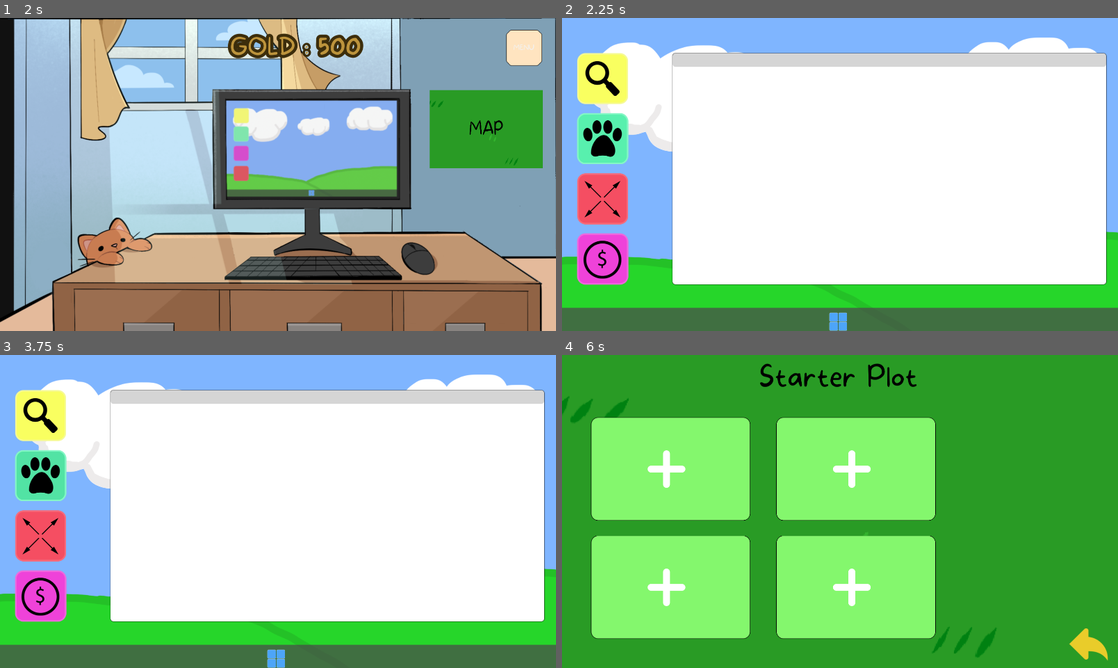
Above: before the commit, frames 1-4 (two rows, left to right).
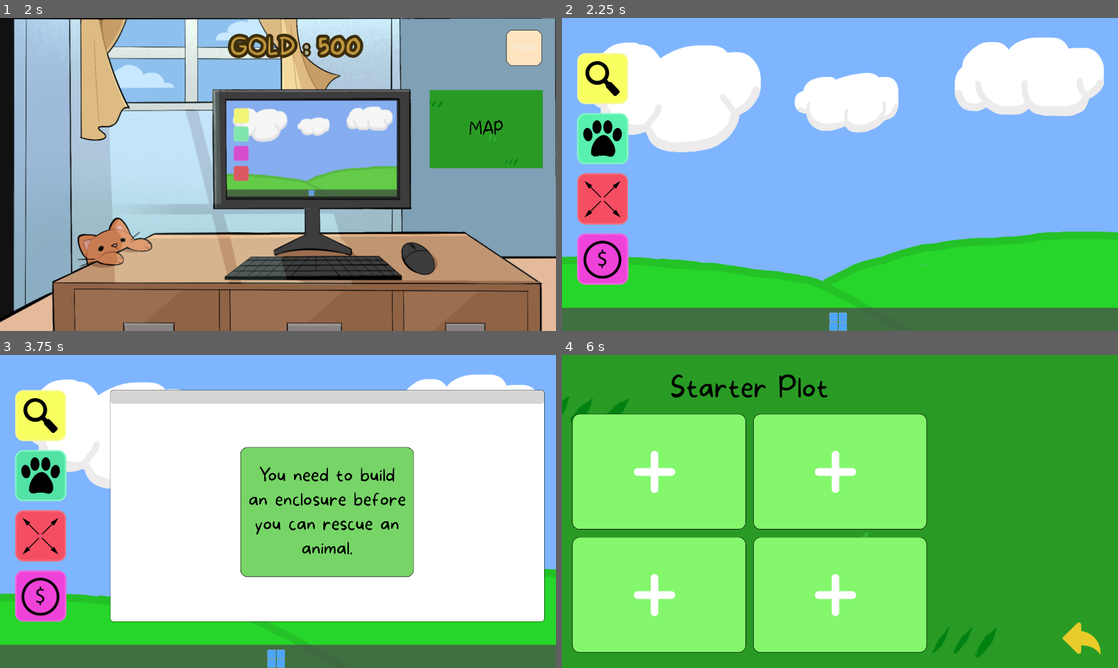
Above: after the commit, the same moments.

Repository: Gray-Alec58/gam-capstone
Game: Godot game, scene res://Scenes/start_screen.tscn
Two runs of this game, one before a commit and one after it. Both use one fixed random seed, a clock stepped at 60 frames per second and the inputs below.
Inputs (mouse positions are in pixels of both pictures, inside the frame that each line leads up to):
- Up to frame 1 (2 s): click "START" at 0.5 s; click "MENU" at 1.25 s
- Up to frame 2 (2.25 s): move the mouse to (873, 149) at 2.02 s; click (873, 149) at 2.17 s
- Up to frame 3 (3.75 s): click (38, 414) at 2.75 s; click (38, 477) at 3.5 s
- Up to frame 4 (6 s): click (600, 536) at 4.25 s; click "Build" at 5 s; click (834, 605) at 5.75 s

Frame 1 is identical in both runs. In frame 2, 48% of the frame differs, in the area x 19-98%, y 11-86%; in frame 3, 13%; in frame 4, 16%.

Commit message:
9/30
basic core game loop working

Diff:
--- a/Scenes/Building_Ui.tscn
+++ b/Scenes/Building_Ui.tscn
@@ -13,6 +13,65 @@
 [ext_resource type="Texture2D" uid="uid://cmad28aext0y1" path="res://Art/UI_Exports/Map/BackArrowNorm.png" id="11_14tuw"]
 [ext_resource type="Texture2D" uid="uid://e158mk1dsqjb" path="res://Art/UI_Exports/Map/BackArrowClick.png" id="12_nvbxt"]
 [ext_resource type="Texture2D" uid="uid://qjlwaujtrhww" path="res://Art/UI_Exports/Map/BackArrowHover.png" id="13_rffyn"]
+[ext_resource type="Texture2D" uid="uid://pgurlerf3n2t" path="res://Art/UI_Exports/popupui/PopUpBG.png" id="14_67n0y"]
+[ext_resource type="Texture2D" uid="uid://ckijv5vshure4" path="res://Art/UI_Exports/popupui/YesButton.png" id="15_cwams"]
+[ext_resource type="Texture2D" uid="uid://cd0kx1a2kjtpt" path="res://Art/UI_Exports/popupui/NoButton.png" id="16_1ye32"]
+
+[sub_resource type="StyleBoxTexture" id="StyleBoxTexture_2kmgm"]
+texture = ExtResource("2_k6xkw")
+texture_margin_left = 15.0
+texture_margin_top = 5.0
+texture_margin_right = 15.0
+texture_margin_bottom = 15.0
+
+[sub_resource type="StyleBoxTexture" id="StyleBoxTexture_b58sg"]
+texture = ExtResource("3_r7usn")
+texture_margin_left = 15.0
+texture_margin_top = 15.0
+texture_margin_right = 15.0
+texture_margin_bottom = 15.0
+
+[sub_resource type="StyleBoxTexture" id="StyleBoxTexture_bjgtc"]
+texture = ExtResource("4_c2wch")
+texture_margin_left = 15.0
+texture_margin_top = 15.0
+texture_margin_right = 15.0
+texture_margin_bottom = 15.0
+
+[sub_resource type="StyleBoxTexture" id="StyleBoxTexture_kxbuo"]
+texture = ExtResource("7_mkcib")
+texture_margin_left = 15.0
+texture_margin_top = 15.0
+texture_margin_right = 15.0
+texture_margin_bottom = 15.0
+
+[sub_resource type="StyleBoxTexture" id="StyleBoxTexture_5khfc"]
+texture = ExtResource("8_1inf0")
+texture_margin_left = 15.0
+texture_margin_top = 15.0
+texture_margin_right = 15.0
+texture_margin_bottom = 15.0
+
+[sub_resource type="StyleBoxTexture" id="StyleBoxTexture_0subj"]
+texture = ExtResource("9_14tuw")
+texture_margin_left = 15.0
+texture_margin_top = 15.0
+texture_margin_right = 15.0
+texture_margin_bottom = 15.0
+
+[sub_resource type="StyleBoxTexture" id="StyleBoxTexture_1ofqy"]
+texture = ExtResource("15_cwams")
+texture_margin_left = 10.0
+texture_margin_top = 10.0
+texture_margin_right = 10.0
+texture_margin_bottom = 10.0
+
+[sub_resource type="StyleBoxTexture" id="StyleBoxTexture_5fshx"]
+texture = ExtResource("16_1ye32")
+texture_margin_left = 15.0
+texture_margin_top = 15.0
+texture_margin_right = 15.0
+texture_margin_bottom = 15.0
 
 [node name="BuildingUi" type="Control" unique_id=805416022]
 layout_mode = 3
@@ -23,6 +82,7 @@
 grow_vertical = 2
 
 [node name="Background" type="Sprite2D" parent="." unique_id=450052982]
+z_index = -1
 position = Vector2(960.25, 540)
 texture = ExtResource("1_q41gs")
 
@@ -36,129 +96,19 @@
 offset_bottom = -540.0
 grow_horizontal = 2
 grow_vertical = 2
-theme_override_constants/margin_left = 0
-theme_override_constants/margin_top = 15
-theme_override_constants/margin_right = 10
+theme_override_constants/margin_left = 35
+theme_override_constants/margin_top = 20
+theme_override_constants/margin_right = 35
+theme_override_constants/margin_bottom = 20
 script = ExtResource("2_tbc8r")
 
-[node name="BuildtabContainer" type="MarginContainer" parent="Background/BuildSceneContainer" unique_id=747126346]
-visible = false
-layout_mode = 2
-theme_override_constants/margin_left = 1400
-theme_override_constants/margin_top = 230
-theme_override_constants/margin_right = 65
-theme_override_constants/margin_bottom = 200
-
-[node name="BuildtabBg" type="Sprite2D" parent="Background/BuildSceneContainer/BuildtabContainer" unique_id=935914897]
-position = Vector2(290, 548.375)
-scale = Vector2(1, 1.1683136)
-texture = ExtResource("5_x2psr")
-offset = Vector2(1340, 0)
-
-[node name="Label" type="Label" parent="Background/BuildSceneContainer/BuildtabContainer/BuildtabBg" unique_id=1734502982]
-anchors_preset = 5
-anchor_left = 0.5
-anchor_right = 0.5
-offset_left = 1036.0
-offset_top = -379.5
-offset_right = 1146.0
-offset_bottom = -309.5
-grow_horizontal = 2
-offset_transform_enabled = true
-offset_transform_position = Vector2(0, 15)
-theme_override_colors/font_color = Color(0, 0, 0, 1)
-theme_override_fonts/font = ExtResource("6_tbc8r")
-theme_override_font_sizes/font_size = 55
-text = "Build"
-
-[node name="VBoxContainer" type="VBoxContainer" parent="Background/BuildSceneContainer/BuildtabContainer" unique_id=377149432]
-custom_minimum_size = Vector2(450, 0)
-layout_mode = 2
-size_flags_horizontal = 8
-
-[node name="TextureButton" type="TextureButton" parent="Background/BuildSceneContainer/BuildtabContainer/VBoxContainer" unique_id=507554808]
-custom_minimum_size = Vector2(350, 75)
-layout_mode = 2
-texture_normal = ExtResource("7_mkcib")
-texture_pressed = ExtResource("8_1inf0")
-texture_hover = ExtResource("9_14tuw")
-ignore_texture_size = true
-stretch_mode = 4
-
-[node name="Label" type="Label" parent="Background/BuildSceneContainer/BuildtabContainer/VBoxContainer/TextureButton" unique_id=1303923570]
-layout_mode = 1
-anchors_preset = 8
-anchor_left = 0.5
-anchor_top = 0.5
-anchor_right = 0.5
-anchor_bottom = 0.5
-offset_left = -20.0
-offset_top = -11.5
-offset_right = 20.0
-offset_bottom = 11.5
-grow_horizontal = 2
-grow_vertical = 2
-theme_override_colors/font_color = Color(0, 0, 0, 1)
-theme_override_fonts/font = ExtResource("6_tbc8r")
-theme_override_font_sizes/font_size = 30
-text = "Small Enclosure"
-
-[node name="BuildSlotContainer" type="MarginContainer" parent="Background/BuildSceneContainer" unique_id=705368958]
-layout_mode = 2
-theme_override_constants/margin_left = 100
-theme_override_constants/margin_top = 200
-theme_override_constants/margin_right = 620
-theme_override_constants/margin_bottom = 50
-
-[node name="VBoxContainer" type="VBoxContainer" parent="Background/BuildSceneContainer/BuildSlotContainer" unique_id=1610967137]
-custom_minimum_size = Vector2(550, 0)
+[node name="PlotContainer" type="VBoxContainer" parent="Background/BuildSceneContainer" unique_id=1906687197]
 layout_mode = 2
 size_flags_horizontal = 0
-theme_override_constants/separation = 2
-
-[node name="BuildSlot1TextB" type="TextureButton" parent="Background/BuildSceneContainer/BuildSlotContainer/VBoxContainer" unique_id=1649936295]
-layout_mode = 2
-size_flags_vertical = 3
-texture_normal = ExtResource("2_k6xkw")
-texture_pressed = ExtResource("3_r7usn")
-texture_hover = ExtResource("4_c2wch")
-ignore_texture_size = true
-stretch_mode = 4
-
-[node name="BuildSlot2TextB" type="TextureButton" parent="Background/BuildSceneContainer/BuildSlotContainer/VBoxContainer" unique_id=1005748416]
-layout_mode = 2
-size_flags_vertical = 3
-texture_normal = ExtResource("2_k6xkw")
-texture_pressed = ExtResource("3_r7usn")
-texture_hover = ExtResource("4_c2wch")
-ignore_texture_size = true
-stretch_mode = 4
-
-[node name="VBoxContainer2" type="VBoxContainer" parent="Background/BuildSceneContainer/BuildSlotContainer" unique_id=355344056]
-custom_minimum_size = Vector2(550, 0)
-layout_mode = 2
-size_flags_horizontal = 8
-theme_override_constants/separation = 2
-
-[node name="BuildSlot2TextB" type="TextureButton" parent="Background/BuildSceneContainer/BuildSlotContainer/VBoxContainer2" unique_id=473669941]
-layout_mode = 2
-size_flags_vertical = 3
-texture_normal = ExtResource("2_k6xkw")
-texture_pressed = ExtResource("3_r7usn")
-texture_hover = ExtResource("4_c2wch")
-ignore_texture_size = true
-stretch_mode = 4
-
-[node name="BuildSlot1TextB" type="TextureButton" parent="Background/BuildSceneContainer/BuildSlotContainer/VBoxContainer2" unique_id=599792423]
-layout_mode = 2
-size_flags_vertical = 3
-texture_normal = ExtResource("2_k6xkw")
-texture_pressed = ExtResource("3_r7usn")
-texture_hover = ExtResource("4_c2wch")
-ignore_texture_size = true
-stretch_mode = 4
-
-[node name="Label" type="Label" parent="Background/BuildSceneContainer" unique_id=1472147871]
+size_flags_vertical = 4
+theme_override_constants/separation = 25
+
+[node name="Label" type="Label" parent="Background/BuildSceneContainer/PlotContainer" unique_id=1472147871]
 layout_mode = 2
 size_flags_horizontal = 4
 size_flags_vertical = 0
@@ -166,6 +116,156 @@
 theme_override_fonts/font = ExtResource("6_tbc8r")
 theme_override_font_sizes/font_size = 100
 text = "Starter Plot"
+
+[node name="TopPlotContainer" type="HBoxContainer" parent="Background/BuildSceneContainer/PlotContainer" unique_id=1478017957]
+layout_mode = 2
+theme_override_constants/separation = 25
+
+[node name="Plot1" type="Button" parent="Background/BuildSceneContainer/PlotContainer/TopPlotContainer" unique_id=2143859245]
+custom_minimum_size = Vector2(600, 400)
+layout_mode = 2
+theme_override_styles/normal = SubResource("StyleBoxTexture_2kmgm")
+theme_override_styles/pressed = SubResource("StyleBoxTexture_b58sg")
+theme_override_styles/hover = SubResource("StyleBoxTexture_bjgtc")
+
+[node name="Plot2" type="Button" parent="Background/BuildSceneContainer/PlotContainer/TopPlotContainer" unique_id=2117399413]
+custom_minimum_size = Vector2(600, 400)
+layout_mode = 2
+theme_override_styles/normal = SubResource("StyleBoxTexture_2kmgm")
+theme_override_styles/pressed = SubResource("StyleBoxTexture_b58sg")
+theme_override_styles/hover = SubResource("StyleBoxTexture_bjgtc")
+
+[node name="BottomPlotContainer" type="HBoxContainer" parent="Background/BuildSceneContainer/PlotContainer" unique_id=276732354]
+layout_mode = 2
+theme_override_constants/separation = 25
+
+[node name="Plot1" type="Button" parent="Background/BuildSceneContainer/PlotContainer/BottomPlotContainer" unique_id=1871191065]
+custom_minimum_size = Vector2(600, 400)
+layout_mode = 2
+theme_override_styles/normal = SubResource("StyleBoxTexture_2kmgm")
+theme_override_styles/pressed = SubResource("StyleBoxTexture_b58sg")
+theme_override_styles/hover = SubResource("StyleBoxTexture_bjgtc")
+
+[node name="Plot2" type="Button" parent="Background/BuildSceneContainer/PlotContainer/BottomPlotContainer" unique_id=1061611333]
+custom_minimum_size = Vector2(600, 400)
+layout_mode = 2
+theme_override_styles/normal = SubResource("StyleBoxTexture_2kmgm")
+theme_override_styles/pressed = SubResource("StyleBoxTexture_b58sg")
+theme_override_styles/hover = SubResource("StyleBoxTexture_bjgtc")
+
+[node name="BuildWindowTab" type="NinePatchRect" parent="Background/BuildSceneContainer" unique_id=1977357285]
+unique_name_in_owner = true
+visible = false
+custom_minimum_size = Vector2(525, 800)
+layout_mode = 2
+size_flags_horizontal = 8
+size_flags_vertical = 4
+texture = ExtResource("5_x2psr")
+patch_margin_left = 15
+patch_margin_top = 15
+patch_margin_right = 15
+patch_margin_bottom = 15
+
+[node name="MarginContainer" type="MarginContainer" parent="Background/BuildSceneContainer/BuildWindowTab" unique_id=1846744670]
+layout_mode = 1
+anchors_preset = 15
+anchor_right = 1.0
+anchor_bottom = 1.0
+grow_horizontal = 2
+grow_vertical = 2
+theme_override_constants/margin_left = 15
+theme_override_constants/margin_top = 30
+theme_override_constants/margin_right = 15
+theme_override_constants/margin_bottom = 30
+
+[node name="VBoxContainer" type="VBoxContainer" parent="Background/BuildSceneContainer/BuildWindowTab/MarginContainer" unique_id=377149432]
+custom_minimum_size = Vector2(450, 0)
+layout_mode = 2
+size_flags_horizontal = 4
+size_flags_vertical = 0
+
+[node name="BuildLabel" type="Label" parent="Background/BuildSceneContainer/BuildWindowTab/MarginContainer/VBoxContainer" unique_id=426283109]
+layout_mode = 2
+size_flags_horizontal = 4
+size_flags_vertical = 0
+theme_override_colors/font_color = Color(0, 0, 0, 1)
+theme_override_fonts/font = ExtResource("6_tbc8r")
+theme_override_font_sizes/font_size = 80
+text = "BUILD:"
+
+[node name="SEnclosureButton" type="Button" parent="Background/BuildSceneContainer/BuildWindowTab/MarginContainer/VBoxContainer" unique_id=1001342987]
+layout_mode = 2
+theme_override_colors/font_color = Color(0, 0, 0, 1)
+theme_override_fonts/font = ExtResource("6_tbc8r")
+theme_override_font_sizes/font_size = 36
+theme_override_styles/normal = SubResource("StyleBoxTexture_kxbuo")
+theme_override_styles/pressed = SubResource("StyleBoxTexture_5khfc")
+theme_override_styles/hover = SubResource("StyleBoxTexture_0subj")
+text = "Small Enclosure"
+
+[node name="ConfirmWindow" type="NinePatchRect" parent="Background/BuildSceneContainer" unique_id=1542362127]
+unique_name_in_owner = true
+visible = false
+custom_minimum_size = Vector2(600, 300)
+layout_mode = 2
+size_flags_horizontal = 4
+size_flags_vertical = 4
+texture = ExtResource("14_67n0y")
+
+[node name="MarginContainer" type="MarginContainer" parent="Background/BuildSceneContainer/ConfirmWindow" unique_id=1051338756]
+layout_mode = 1
+anchors_preset = 15
+anchor_right = 1.0
+anchor_bottom = 1.0
+grow_horizontal = 2
+grow_vertical = 2
+theme_override_constants/margin_left = 15
+theme_override_constants/margin_top = 15
+theme_override_constants/margin_right = 15
+theme_override_constants/margin_bottom = 15
+
+[node name="VBoxContainer" type="VBoxContainer" parent="Background/BuildSceneContainer/ConfirmWindow/MarginContainer" unique_id=426973294]
+layout_mode = 2
+theme_override_constants/separation = 25
+
+[node name="QuestionLabel" type="Label" parent="Background/BuildSceneContainer/ConfirmWindow/MarginContainer/VBoxContainer" unique_id=1171956405]
+unique_name_in_owner = true
+layout_mode = 2
+theme_override_colors/font_color = Color(0, 0, 0, 1)
+theme_override_fonts/font = ExtResource("6_tbc8r")
+theme_override_font_sizes/font_size = 48
+text = "Build Enclosure?
+(25g)"
+horizontal_alignment = 1
+vertical_alignment = 1
+
+[node name="ButtonContainer" type="HBoxContainer" parent="Background/BuildSceneContainer/ConfirmWindow/MarginContainer/VBoxContainer" unique_id=1389766236]
+layout_mode = 2
+size_flags_horizontal = 4
+size_flags_vertical = 4
+theme_override_constants/separation = 50
+
+[node name="YBuildButton" type="Button" parent="Background/BuildSceneContainer/ConfirmWindow/MarginContainer/VBoxContainer/ButtonContainer" unique_id=174951679]
+custom_minimum_size = Vector2(150, 100)
+layout_mode = 2
+theme_override_colors/font_color = Color(0, 0, 0, 1)
+theme_override_fonts/font = ExtResource("6_tbc8r")
+theme_override_font_sizes/font_size = 64
+theme_override_styles/normal = SubResource("StyleBoxTexture_1ofqy")
+theme_override_styles/pressed = SubResource("StyleBoxTexture_1ofqy")
+theme_override_styles/hover = SubResource("StyleBoxTexture_1ofqy")
+text = "YES"
+
+[node name="NBuildButton" type="Button" parent="Background/BuildSceneContainer/ConfirmWindow/MarginContainer/VBoxContainer/ButtonContainer" unique_id=1166727511]
+custom_minimum_size = Vector2(150, 100)
+layout_mode = 2
+theme_override_colors/font_color = Color(0, 0, 0, 1)
+theme_override_fonts/font = ExtResource("6_tbc8r")
+theme_override_font_sizes/font_size = 64
+theme_override_styles/normal = SubResource("StyleBoxTexture_5fshx")
+theme_override_styles/pressed = SubResource("StyleBoxTexture_5fshx")
+theme_override_styles/hover = SubResource("StyleBoxTexture_5fshx")
+text = "NO"
 
 [node name="BackArrowTextB" type="TextureButton" parent="Background/BuildSceneContainer" unique_id=174822572]
 layout_mode = 2
@@ -177,5 +277,8 @@
 texture_pressed = ExtResource("12_nvbxt")
 texture_hover = ExtResource("13_rffyn")
 
-[connection signal="pressed" from="Background/BuildSceneContainer/BuildSlotContainer/VBoxContainer/BuildSlot1TextB" to="Background/BuildSceneContainer" method="_on_build_slot_1_text_b_pressed"]
+[connection signal="pressed" from="Background/BuildSceneContainer/PlotContainer/TopPlotContainer/Plot1" to="Background/BuildSceneContainer" method="_on_plot_1_pressed"]
+[connection signal="pressed" from="Background/BuildSceneContainer/BuildWindowTab/MarginContainer/VBoxContainer/SEnclosureButton" to="Background/BuildSceneContainer" method="_on_s_enclosure_button_pressed"]
+[connection signal="pressed" from="Background/BuildSceneContainer/ConfirmWindow/MarginContainer/VBoxContainer/ButtonContainer/YBuildButton" to="Background/BuildSceneContainer" method="_on_y_build_button_pressed"]
+[connection signal="pressed" from="Background/BuildSceneContainer/ConfirmWindow/MarginContainer/VBoxContainer/ButtonContainer/NBuildButton" to="Background/BuildSceneContainer" method="_on_n_build_button_pressed"]
 [connection signal="pressed" from="Background/BuildSceneContainer/BackArrowTextB" to="Background/BuildSceneContainer" method="_on_back_arrow_text_b_pressed"]
--- a/Scenes/Map_Scene.tscn
+++ b/Scenes/Map_Scene.tscn
@@ -12,6 +12,7 @@
 [node name="Map_Scene" type="Node2D" unique_id=1997719588]
 
 [node name="MapBG" type="Sprite2D" parent="." unique_id=601928638]
+z_index = -1
 position = Vector2(960.25, 540)
 texture = ExtResource("1_dj52n")
 script = ExtResource("2_wphop")
--- a/Scenes/Scripts/GlobalScript.gd
+++ b/Scenes/Scripts/GlobalScript.gd
@@ -19,3 +19,7 @@
 func gold_decrease(x: int) -> void:
 	gold -= x
 	gold_changed.emit()
+
+var have_enclosure: bool = false
+func built_enclosure() -> void:
+	have_enclosure = true
--- a/Scenes/Scripts/build_scene_container.gd
+++ b/Scenes/Scripts/build_scene_container.gd
@@ -1,11 +1,23 @@
 extends MarginContainer
 
-
-
-#When build slot is pressed Builing tab appears
-func _on_build_slot_1_text_b_pressed() -> void:
-	$BuildtabContainer.visible = true
-
+func _on_plot_1_pressed() -> void:
+	%BuildWindowTab.visible = true
 
 func _on_back_arrow_text_b_pressed() -> void:
 	get_tree().change_scene_to_file("res://Scenes/Map_Scene.tscn")
+
+@onready var confirm_window: NinePatchRect = %ConfirmWindow
+@onready var question_label: Label = %QuestionLabel
+func _on_s_enclosure_button_pressed() -> void:
+	print("Button Click")
+	confirm_window.visible = true
+func _on_y_build_button_pressed() -> void:
+	if (GlobalScript.gold >= 25):
+		GlobalScript.have_enclosure = true
+		confirm_window.visible = false
+		GlobalScript.gold -= 25
+		get_tree().change_scene_to_file("res://Scenes/office_scene.tscn")
+	else:
+		question_label.text = "Not Enough Gold"
+func _on_n_build_button_pressed() -> void:
+	confirm_window.visible = false
--- a/Scenes/Scripts/map_exit_area_2d.gd
+++ b/Scenes/Scripts/map_exit_area_2d.gd
@@ -1,5 +1,4 @@
 extends Area2D
-
 
 func _on_input_event(viewport: Node, event: InputEvent, shape_idx: int) -> void:
 	if event is InputEventMouseButton and event.button_index == MOUSE_BUTTON_LEFT:
--- a/Scenes/Scripts/rescue_window.gd
+++ b/Scenes/Scripts/rescue_window.gd
@@ -9,7 +9,11 @@
 	display_rescue()
 
 func display_rescue() -> void:
-	chicken_rescue_window.visible = GlobalScript.chicken_unlocked
+	if (GlobalScript.have_enclosure):
+		%NeedEnclosureWindow.visible = false
+		chicken_rescue_window.visible = GlobalScript.chicken_unlocked
+	else:
+		%NeedEnclosureWindow.visible = true
 
 func _on_yes_button_pressed() -> void:
 	confirm_window.visible = true
@@ -18,6 +22,7 @@
 	question_label.text = "Too bad. Purchase Animal?"
 func _on_buy_button_pressed() -> void:
 	confirm_window.visible = false
+	chicken_rescue_window.visible = false
 	GlobalScript.gold -= 5
 func _on_no_buy_button_pressed() -> void:
 	confirm_window.visible = false
--- a/Scenes/computer_screen.tscn
+++ b/Scenes/computer_screen.tscn
@@ -638,6 +638,7 @@
 text = "NO"
 
 [node name="RescueWindow" type="MarginContainer" parent="FullScreenContainer" unique_id=1478634671]
+visible = false
 custom_minimum_size = Vector2(1500, 800)
 layout_mode = 2
 size_flags_horizontal = 8
@@ -809,6 +810,42 @@
 theme_override_styles/pressed = SubResource("StyleBoxTexture_5khfc")
 theme_override_styles/hover = SubResource("StyleBoxTexture_5khfc")
 text = "NO"
+
+[node name="NeedEnclosureWindow" type="NinePatchRect" parent="FullScreenContainer/RescueWindow/WindowBackground/MarginContainer" unique_id=1554362926]
+unique_name_in_owner = true
+visible = false
+custom_minimum_size = Vector2(600, 450)
+layout_mode = 2
+size_flags_horizontal = 4
+size_flags_vertical = 4
+texture = ExtResource("26_j3hoa")
+patch_margin_left = 15
+patch_margin_top = 15
+patch_margin_right = 15
+patch_margin_bottom = 15
+
+[node name="MarginContainer" type="MarginContainer" parent="FullScreenContainer/RescueWindow/WindowBackground/MarginContainer/NeedEnclosureWindow" unique_id=1846268099]
+layout_mode = 1
+anchors_preset = 15
+anchor_right = 1.0
+anchor_bottom = 1.0
+grow_horizontal = 2
+grow_vertical = 2
+theme_override_constants/margin_left = 15
+theme_override_constants/margin_top = 15
+theme_override_constants/margin_right = 15
+theme_override_constants/margin_bottom = 15
+
+[node name="Label" type="Label" parent="FullScreenContainer/RescueWindow/WindowBackground/MarginContainer/NeedEnclosureWindow/MarginContainer" unique_id=767157619]
+custom_minimum_size = Vector2(550, 400)
+layout_mode = 2
+theme_override_colors/font_color = Color(0, 0, 0, 1)
+theme_override_fonts/font = ExtResource("12_b3akq")
+theme_override_font_sizes/font_size = 64
+text = "You need to build an enclosure before you can rescue an animal."
+horizontal_alignment = 1
+vertical_alignment = 1
+autowrap_mode = 3
 
 [node name="ExpandWindow" type="MarginContainer" parent="FullScreenContainer" unique_id=1987274271]
 visible = false
